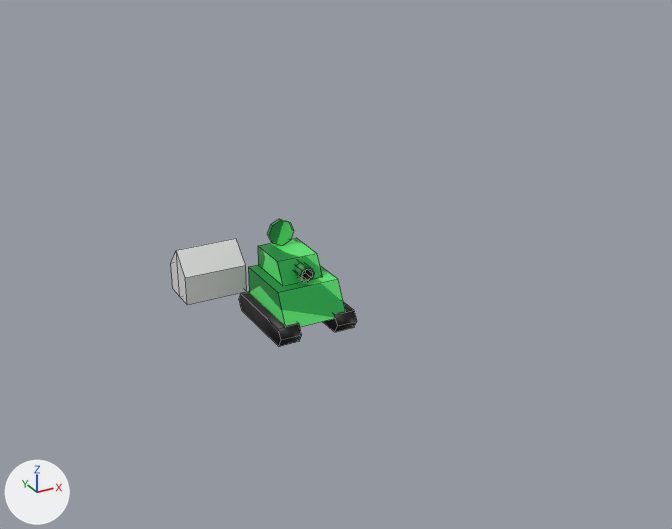
An edit to the Blender file raw/placeholders2.blend, drawn before and after from the same camera.
Camera for both pictures: a 50 mm camera at (-34.2, -69.7, 39.1) aimed at (1.5, -4.8, 6.7). The lights are fixed; the arrows at lower left show +X, +Y and +Z. Mesh edges are drawn as thin lines.

Script lines for the objects in view, before the commit:
```python
me_cube_001 = bpy.data.meshes.new('Cube.001')
me_cube_001.from_pydata(...)  # 12 vertices, 10 faces; spans x -4.15..2.0, y -2.0..2.0, z 0.0..4.89
me_cube_001.materials.append(mat_material_002)  # its picture is missing
me_cube_002 = bpy.data.meshes.new('Cube.002')
me_cube_002.from_pydata(...)  # 88 vertices, 64 faces; spans x -3.81..3.81, y -4.56..4.65, z -1.38..7.47
me_cube_002.materials.append(mat_material_005)  # picture img_palettte2_png
ob_cube = bpy.data.objects.new('Cube', me_cube_002)
ob_cube.location = (0.0, 0.0, 1.0)
ob_house_placeholder = bpy.data.objects.new('House_Placeholder', me_cube_001)
ob_house_placeholder.location = (-4.0, 9.0, 0.0)
```
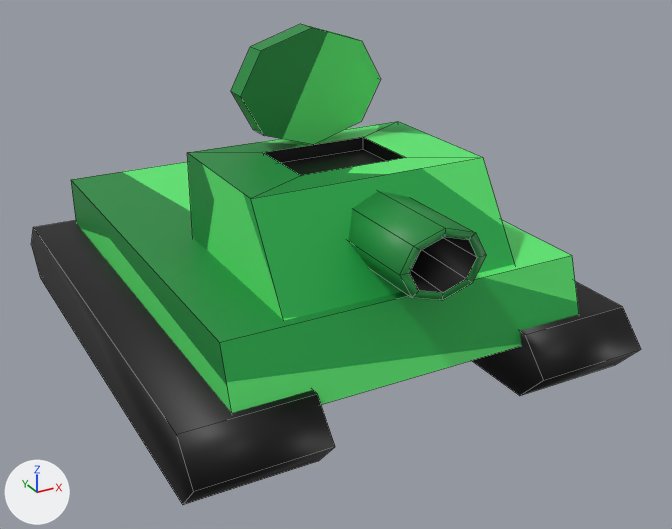
What differs and where, as boxes [x1, y1, x2, y2] in the pictures (672 x 529 px; the box of a moved part takes in the faces that stretch with it):
'Cube', reshaped, moved (413% wider, 274% taller)
    before: [239, 219, 357, 347]
    after: [31, 24, 641, 505]
'House_Placeholder', hidden
    before: [171, 239, 247, 305]
part 1 of me_cube_002, moved or reshaped
    before: [322, 302, 357, 332]
    after: [472, 281, 641, 396]
part 2 of me_cube_002, moved or reshaped
    before: [239, 292, 302, 347]
    after: [31, 220, 335, 505]
part 3 of me_cube_002, added (green)
    after: [231, 24, 381, 144]
part 4 of me_cube_002, added
    after: [348, 191, 486, 300]
part 5 of me_cube_002, added (green)
    after: [187, 121, 515, 320]
part 6 of me_cube_002, deleted
    before: [293, 261, 314, 282]
part 7 of me_cube_002, deleted (green)
    before: [268, 219, 294, 246]
part 8 of me_cube_002, deleted (green)
    before: [248, 265, 345, 327]
part 9 of me_cube_002, deleted (green)
    before: [258, 238, 322, 286]
part 10 of me_cube_002, added (green)
    after: [71, 162, 579, 413]

Patch to the scene script:
```diff
--- a/raw/placeholders2.blend.py
+++ b/raw/placeholders2.blend.py
@@ me_cube_002 @@
 # used by ob_cube; location = (0.0, 0.0, 1.0)
 # verts and faces of me_cube_002; kept vertices keep their numbers, new ones are numbered from 88
-me_cube_002.from_pydata(...)  # 88 vertices, 64 faces; spans x -3.81..3.81, y -4.56..4.65, z -1.38..7.47
+me_cube_002.from_pydata(...)  # 96 vertices, 72 faces; spans x -19.04..19.04, y -23.78..22.28, z 0.1..26.8
+# me_cube_002 part 1: the loose piece of 12 vertices spanning x 1.79..3.81, y -4.56..4.65, z -1.38..0.36 is scaled about its middle by (5, 5, 3.15), then moved by (11.2, -0.79, 3.33)
+# me_cube_002 part 2: the loose piece of 12 vertices spanning x -3.81..-1.79, y -4.56..4.65, z -1.38..0.36 is scaled about its middle by (5, 5, 3.15), then moved by (-11.2, -0.79, 3.33)
+# me_cube_002 part 3: a new loose piece, an 8-sided cylinder along y spanning x -6.31..6.31, y -3.78..-1.73, z 17.33..26.8, in mat_material_005 (picture img_palettte2_png)
+# me_cube_002 part 4: a new loose piece of 32 vertices spanning x -3.54..3.54, y -22.67..-13.4, z 11.14..16.45, in mat_material_005 (picture img_palettte2_png)
+# me_cube_002 part 5: a new loose piece of 16 vertices spanning x -9.96..9.96, y -18.4..-0.98, z 9.89..17.38, in mat_material_005 (picture img_palettte2_png)
+# me_cube_002 part 6: the loose piece of 32 vertices spanning x -0.71..0.71, y -2.24..-0.09, z 3.29..4.71 is deleted
+# me_cube_002 part 7: the loose piece of 16 vertices spanning x -1.26..1.26, y 2.86..3.27, z 4.94..7.47 is deleted
+# me_cube_002 part 8: the loose piece of 8 vertices spanning x -3.0..3.0, y -4.0..4.0, z 0.0..3.0 is deleted
+# me_cube_002 part 9: the loose piece of 8 vertices spanning x -1.99..1.99, y -1.39..3.92, z 2.96..4.95 is deleted
+# me_cube_002 part 10
+verts[88] = (-15.0, -20.96, 4.43)
+verts[89] = (-15.0, 19.04, 10.08)  # pixel (70, 179)
+verts[90] = (-15.0, -19.11, 10.08)  # pixel (219, 342)
+verts[91] = (-15.0, 19.04, 4.43)
+for new, old in zip([*range(92, 96)], [*range(88, 92)]): verts[new] = verts[old] + (30.0, 0.0, 0.0)
+faces += [(88, 90, 89, 91), (89, 93, 95, 91), (92, 95, 93, 94), (88, 92, 94, 90), (88, 91, 95, 92), (89, 90, 94, 93)]
 me_cube_002.materials.append(mat_material_005)
@@ ob_cube @@
 ob_cube = bpy.data.objects.new('Cube', me_cube_002)
-ob_cube.location = (0.0, 0.0, 1.0)
+ob_cube.location = (0.0, 0.0, 0.0)
@@ ob_house_placeholder @@
 ob_house_placeholder.location = (-4.0, 9.0, 0.0)
+ob_house_placeholder.hide_set(True)
```
